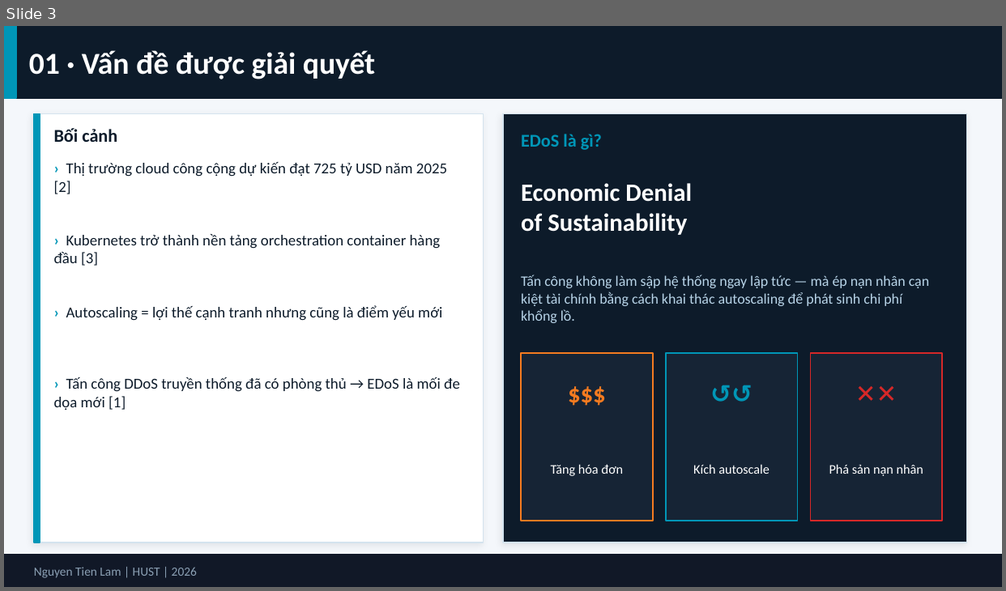
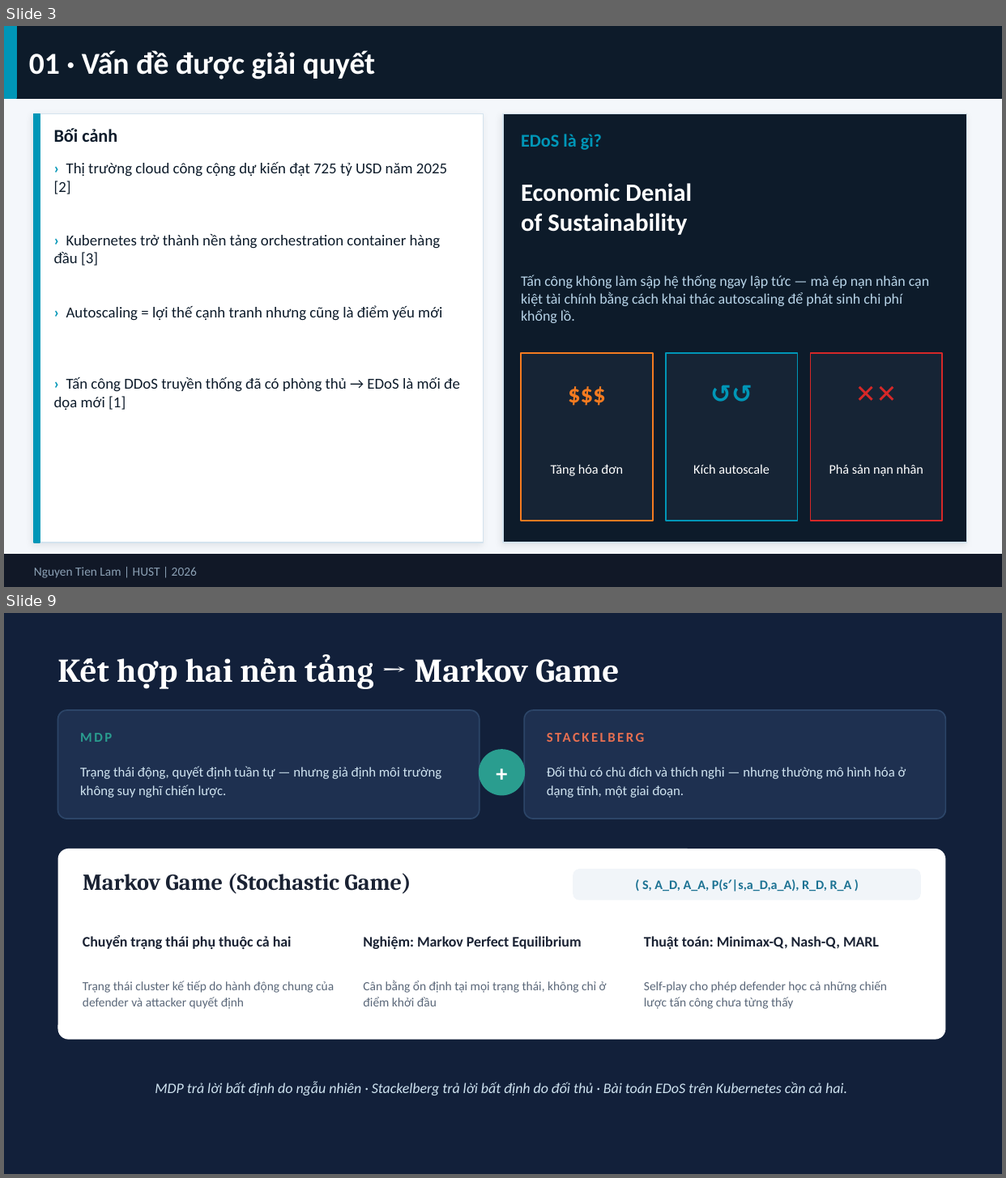
Before and after one commit to tienlamict/edos-demo, a slide deck: report/edos_slide.pptx. Shown one above the other, each under a label of ours: slide 3 before the commit, slides 3 and 9 after it; the slides between them are not shown. The pictures are 1006x591 and 1006x1178 pixels, drawn with LibreOffice and Linux fonts; fonts in the diff are those of the drawing. Boxes give left, top, right and bottom in pixels: in the first picture for what was removed or moved away, otherwise in the second. Text is boxed around its words. In the diff, an @@ line names an element or a change of style, - is before the commit and + after.

```diff
--- a/report/edos_slide.pptx
+++ b/report/edos_slide.pptx
@@ slide 9 added at (4,613,1002,1174), background #12203A @@
@@ text added at (185,658,619,683), 24 pt, text #FFFFFF, bold @@
+Kết hợp hai nền tảng → Markov Game
@@ rounded rectangle added at (58,710,479,819), fill #1E3050, outline #2C4568 1 pt @@
@@ text added at (80,733,112,742), 9.8 pt, text #2A9D8F, bold @@
+MDP
@@ rounded rectangle added at (524,710,945,819), fill #1E3050, outline #2C4568 1 pt @@
@@ ellipse added at (478,749,525,795), fill #2A9D8F @@
@@ text added at (478,749,525,795), 16.5 pt, text #FFFFFF, bold @@
++
@@ text added at (80,766,442,798), 9.8 pt, text #CFE3F0 @@
+Trạng thái động, quyết định tuần tự — nhưng giả định môi trường không suy nghĩ chiến lược.
@@ text added at (547,766,906,798), 9.8 pt, text #CFE3F0 @@
+Đối thủ có chủ đích và thích nghi — nhưng thường mô hình hóa ở dạng tĩnh, một giai đoạn.
@@ rounded rectangle added at (58,849,945,1039), fill #FFFFFF @@
@@ text added at (83,873,411,894), 16.5 pt, text #1A2233, bold @@
+Markov Game (Stochastic Game)
@@ rounded rectangle added at (573,868,921,901), fill #F1F5F9 @@
@@ text added at (642,879,852,892), 9.4 pt, text #1C7293, bold @@
+( S, A_D, A_A, P(s′|s,a_D,a_A), R_D, R_A )
@@ text added at (83,935,292,949), 10.5 pt, text #1A2233, bold @@
+Chuyển trạng thái phụ thuộc cả hai
@@ text added at (363,936,581,949), 10.5 pt, text #1A2233, bold @@
+Nghiệm: Markov Perfect Equilibrium
@@ text added at (644,936,879,949), 10.5 pt, text #1A2233, bold @@
+Thuật toán: Minimax-Q, Nash-Q, MARL
@@ text added at (83,981,334,1009), 9 pt, text #5A6779 @@
+Trạng thái cluster kế tiếp do hành động chung của defender và attacker quyết định
@@ text added at (363,980,607,1007), 9 pt, text #5A6779 @@
+Cân bằng ổn định tại mọi trạng thái, không chỉ ở điểm khởi đầu
@@ text added at (644,981,887,1009), 9 pt, text #5A6779 @@
+Self-play cho phép defender học cả những chiến lược tấn công chưa từng thấy
@@ text added at (155,1082,847,1096), 10.5 pt, text #CFE3F0, italic @@
+MDP trả lời bất định do ngẫu nhiên · Stackelberg trả lời bất định do đối thủ · Bài toán EDoS trên Kubernetes cần cả hai.
@@ text added at (372,1083,440,1096), 9.8 pt, text #E76F51, bold @@
+STACKELBERG
```
Also in this commit, not shown: 7 slides changed, 4 other slides added, 2 slides removed.
